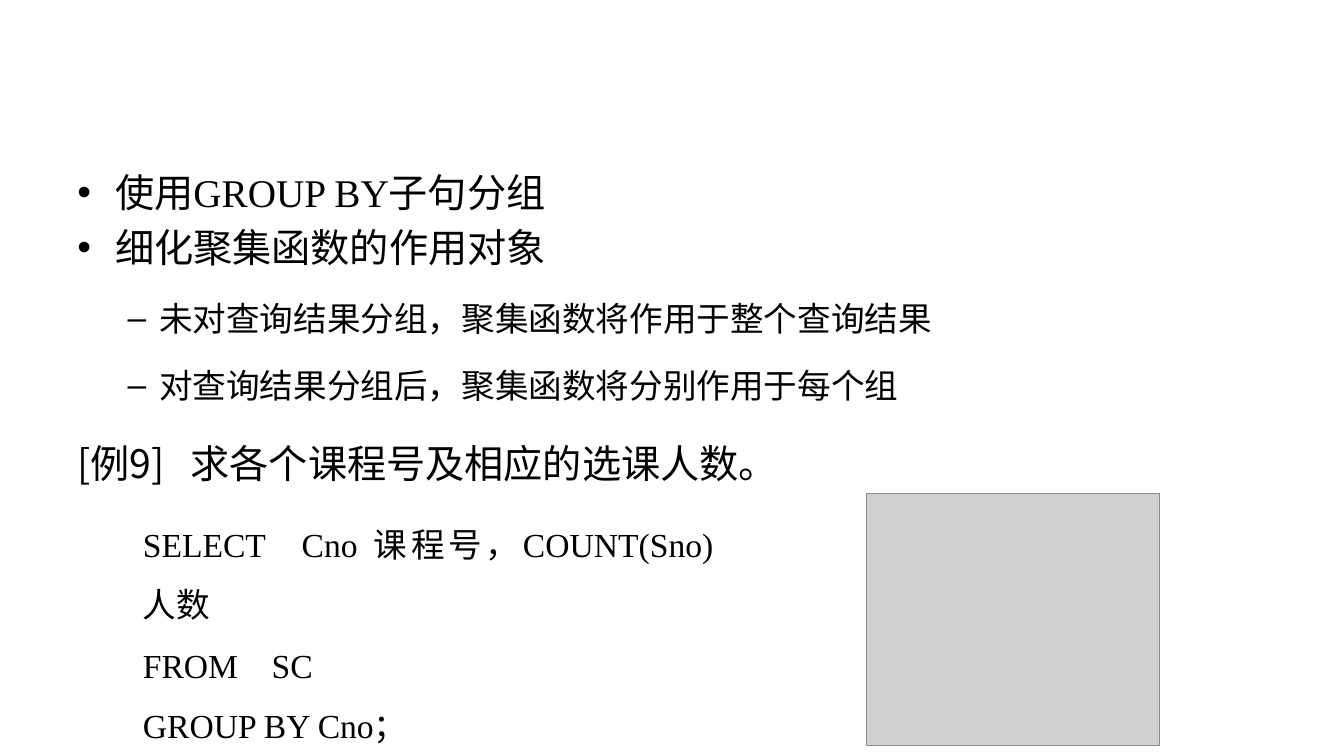
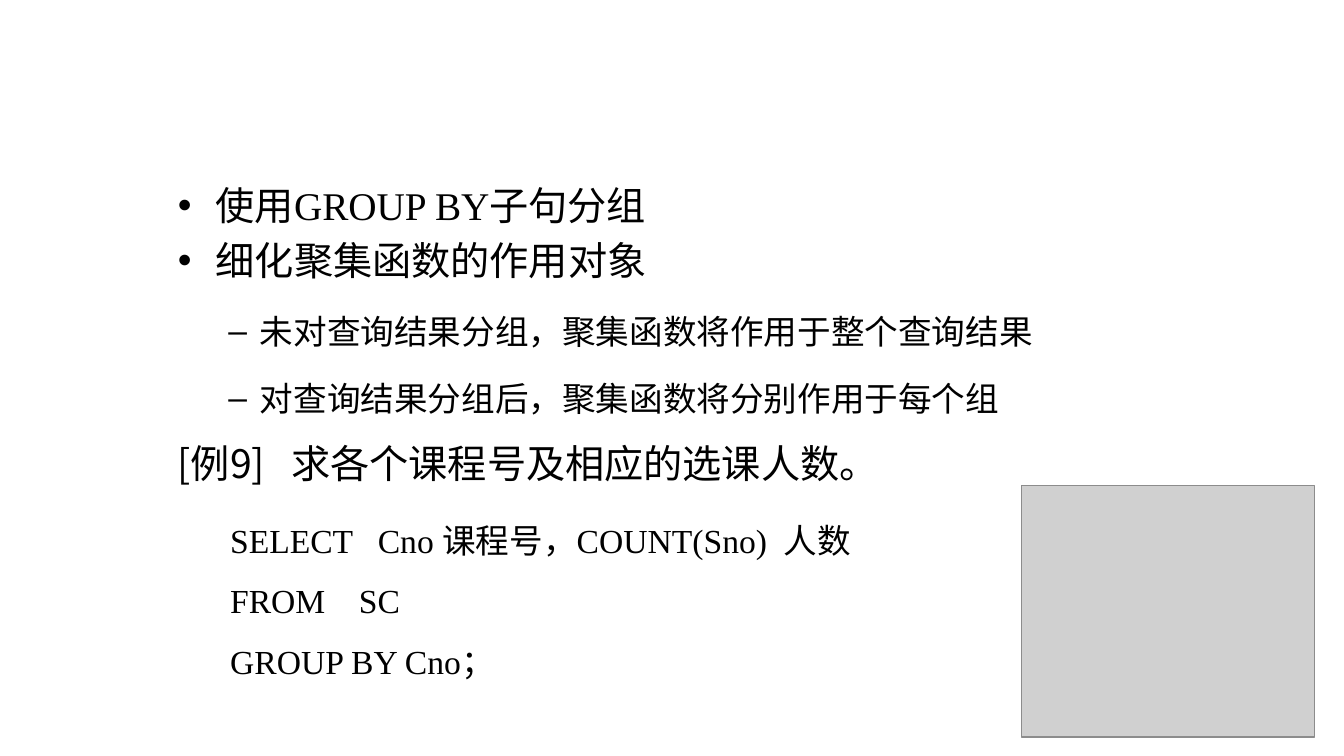
Before and after one commit to edu2act/course-computerIntroduction, a slide deck: slide 53 of materials/slides/ch07.pptx. Drawn at 1344x756 pixels with LibreOffice and Linux fonts; fonts in the diff are those of the drawing; grey boxes stand for pictures; background and template pictures are left out. Boxes give left, top, right and bottom in pixels: in the first picture for what was removed or moved away, otherwise in the second. Text is boxed around its words. In the diff, an @@ line names an element or a change of style, - is before the commit and + after.

```diff
--- a/materials/slides/ch07.pptx
+++ b/materials/slides/ch07.pptx
@@ text "使用GROUP BY子句分组": place and size @@
-text "使用GROUP BY子句分组" at [115, 174, 932, 402]
+text "使用GROUP BY子句分组" at [216, 187, 1033, 415]
@@ text "[例9] 求各个课程号及相应的选课人数。": place and size @@
-text "[例9] 求各个课程号及相应的选课人数。" at [77, 445, 778, 485]
+text "[例9] 求各个课程号及相应的选课人数。" at [178, 445, 878, 485]
@@ text "SELECT Cno 课程号，COUNT(Sno) 人数" rewrapped from [143, 529, 713, 743] to [230, 524, 851, 679] @@
@@ picture: place and size @@
-picture at [867, 493, 1160, 745]
+picture at [1021, 485, 1315, 737]
```
Also in this commit, not shown: 35 other slides changed, 1 other file.
